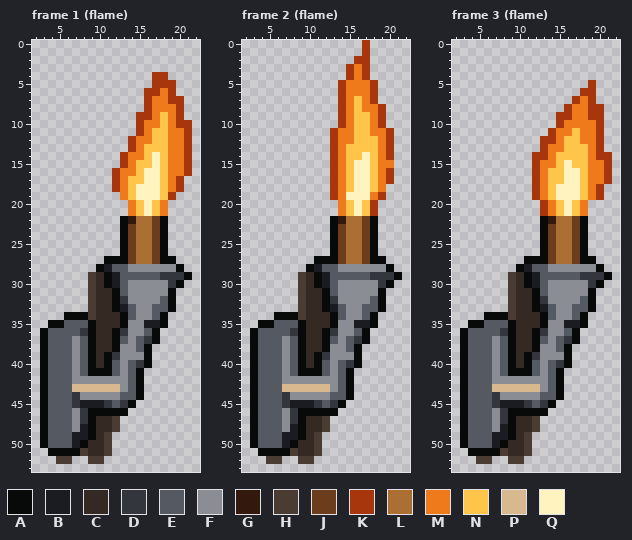
File history of a pixel-art file, projects/006_delve/art/deco_torch_left.aseprite. The picture above is the old version.
32x64 pixels, 4 frames. Colours within 5 levels of each other are drawn and written as one. Shown: frame 1 (flame): x 2..22, y 0..53; frame 2 (flame): x 2..22, y 0..53; frame 3 (flame): x 2..22, y 0..53. The commit also changed other frames, which this record leaves out.
Palette (. is transparent): A #070a08  B #1a1c21  C #352a23  D #33363d  E #555962  F #8a8d94  G #33190d  H #4a3c32  J #6c3d1c  K #a8360c  L #ab6f33  M #ee7a1c  N #ffc44a  P #d8b88e  Q #fff3c0
New version:
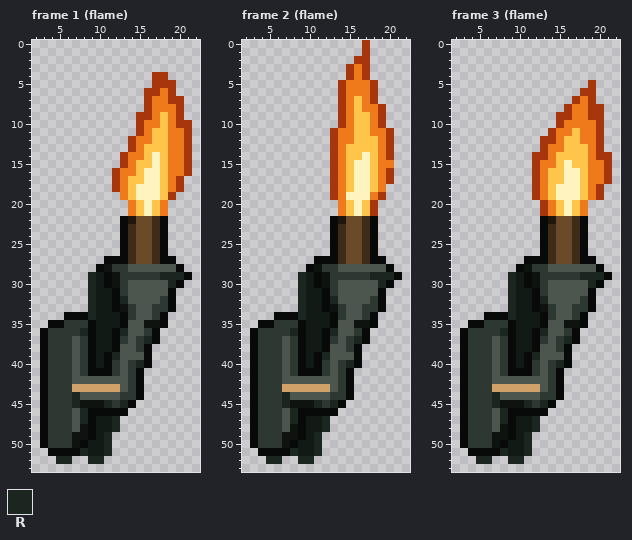
Colours new in this view: R #1b2620
The exact change:
colour B: #1a1c21 -> #0e1310
colour C: #352a23 -> #121a16
colour E: #555962 -> #2e3832
colour F: #8a8d94 -> #4c564f
colour G: #33190d -> #20160c
colour J: #6c3d1c -> #3e2c18
colour L: #ab6f33 -> #6a4a28
colour P: #d8b88e -> #d0a26a
Changed rows in their new state; - is a pixel that keeps its letter.
Frame 1 (flame), layers "objeto", "sombra":
first column x 8:
29 -R--------RRR
30 -R---------R-
31 -R-----------
32 -R---R-------
33 -R-----------
34 -R-----------
36 R----R-------
37 --------R----
39 ----R--------
40 -------R-----
first column x 5:
44 --R------
45 --R---R-R
46 ---R-----
47 ---R---R-
48 -------R-
49 ------R--
50 ------R--
51 ---R--R--
52 RR--RR---
Frame 2 (flame), layers "objeto", "sombra": the same change as frame 1 (flame)
Frame 3 (flame), layers "objeto", "sombra": the same change as frame 1 (flame)
